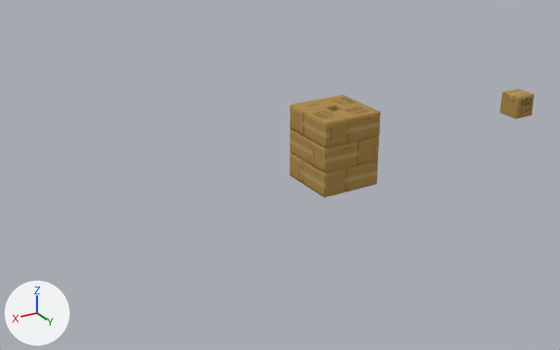
Renders of the Blender file Blends/prop-box.blend from each side of a commit.
Before and after are seen from a 50 mm camera at (13.17, 11.59, 5.42) aimed at (6.07, -0.25, -0.5). Lighting does not change. The marker at lower left points along +X, +Y and +Z.

The first picture shows 'prop-box', 'prop-box-stack'.
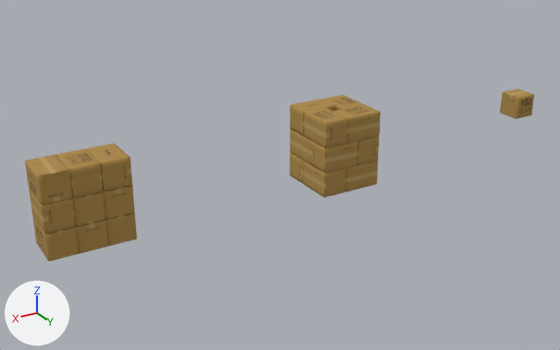
Commit message: adding box wall

The change, as a list of edits to the scene's bpy script:
```text
Add me_prop_box_wall:
    me_prop_box_wall.from_pydata(...)  # 864 vertices, 882 faces; spans x -0.75..0.75, y -0.38..0.37, z -0.75..0.75
    me_prop_box_wall.polygons.foreach_set('use_smooth', [True] * 882)
    me_prop_box_wall.materials.append(mat_box)  # picture img_prop_box_diffuse_png
Add ob_prop_box_wall:
    ob_prop_box_wall = bpy.data.objects.new('prop-box-wall', me_prop_box_wall)
    ob_prop_box_wall.location = (10.0, 0.0, 0.0)
    _m = ob_prop_box_wall.modifiers.new('EdgeSplit', 'EDGE_SPLIT')
    _m.use_edge_angle = False
```

Boxes [x1, y1, x2, y2] around the edits, measured in the pictures (560 x 350 px):
'prop-box-wall', added (brown)
    after: [25, 143, 137, 261]
